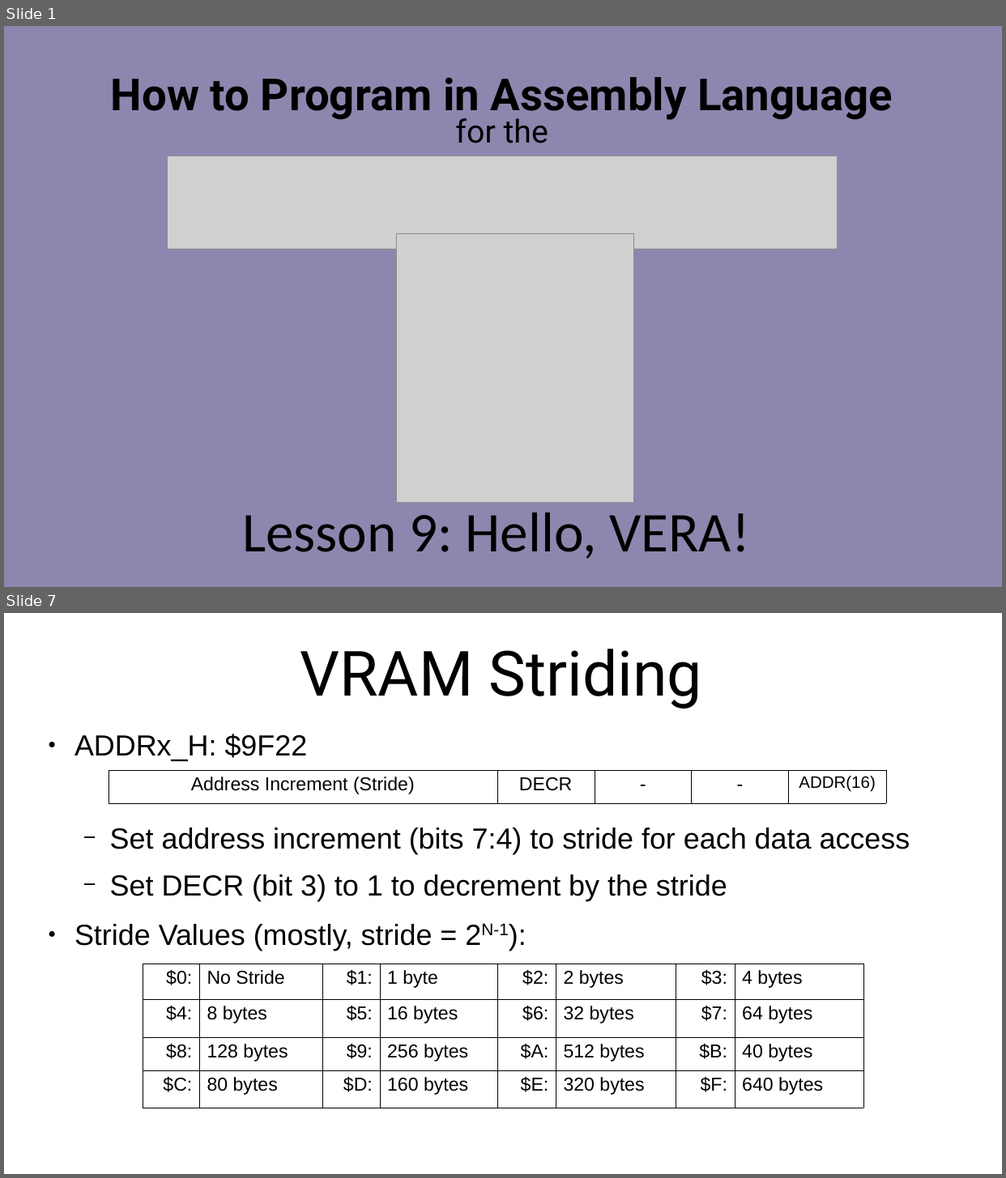
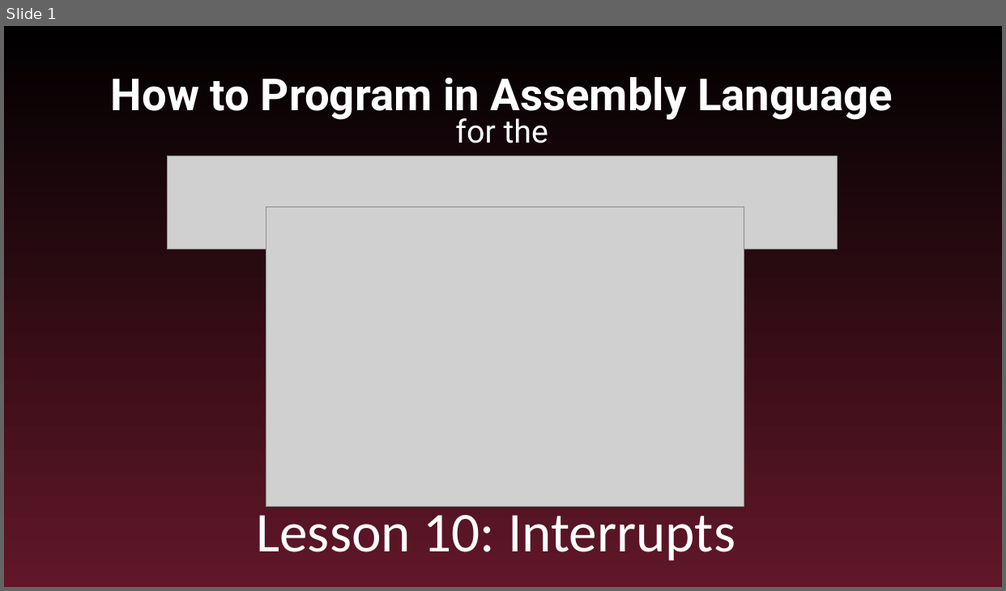
Before and after one commit to SlithyMatt/x16-assembly-tutorial, a slide deck: Lesson10/Lesson10.odp. Shown one above the other, each under a label of ours: slides 1 and 7 before the commit, slide 1 after it; the slides between them are not shown. The pictures are 1006x1178 and 1006x591 pixels, drawn with LibreOffice and Linux fonts; fonts in the diff are those of the drawing; grey boxes stand for pictures. Boxes give left, top, right and bottom in pixels: in the first picture for what was removed or moved away, otherwise in the second. Text is boxed around its words. In the diff, an @@ line names an element or a change of style, - is before the commit and + after.

Commit message:
lesson 10 slides done

```diff
--- a/Lesson10/Lesson10.odp
+++ b/Lesson10/Lesson10.odp
@@ slide 7 removed at box(4, 613, 1002, 1174), background #FFFFFF @@
@@ title removed at box(300, 649, 701, 709) @@
-VRAM Striding
@@ text removed at box(74, 734, 910, 951) @@
-● ADDRx_H: $9F22
-  − Set address increment (bits 7:4) to stride for each data access
-  − Set DECR (bit 3) to 1 to decrement by the stride
-● Stride Values (mostly, stride = 2N-1):
@@ table removed at box(108, 770, 887, 804), 1 rows, 5 columns @@
-Address Increment (Stride) | DECR | - | - | ADDR(16)
@@ table removed at box(143, 964, 863, 1108), 4 rows, 8 columns @@
-$0: | No Stride | $1: | 1 byte | $2: | 2 bytes | $3: | 4 bytes
-$4: | 8 bytes | $5: | 16 bytes | $6: | 32 bytes | $7: | 64 bytes
-$8: | 128 bytes | $9: | 256 bytes | $A: | 512 bytes | $B: | 40 bytes
-$C: | 80 bytes | $D: | 160 bytes | $E: | 320 bytes | $F: | 640 bytes
@@ slide 1 changed as well @@
@@ background #8E86AE to gradient #000000 to #611729 @@
@@ title "How to Program in Assembly ..." at box(111, 77, 893, 143): text colour #000000 to #FFFFFF @@
@@ picture: place and size @@
-picture at box(396, 233, 633, 503)
+picture at box(266, 207, 744, 506)
@@ subtitle at box(256, 506, 735, 561): text changed; text colour #000000 to #FFFFFF @@
-Lesson 9: Hello, VERA!
+Lesson 10: Interrupts
```
Also in this commit, not shown: 6 slides added, 15 other slides removed.
